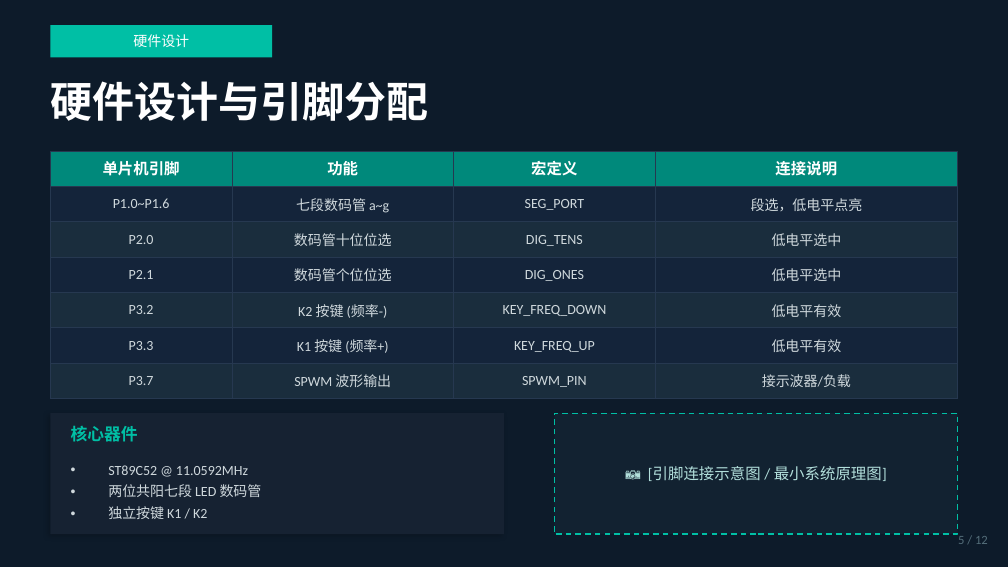
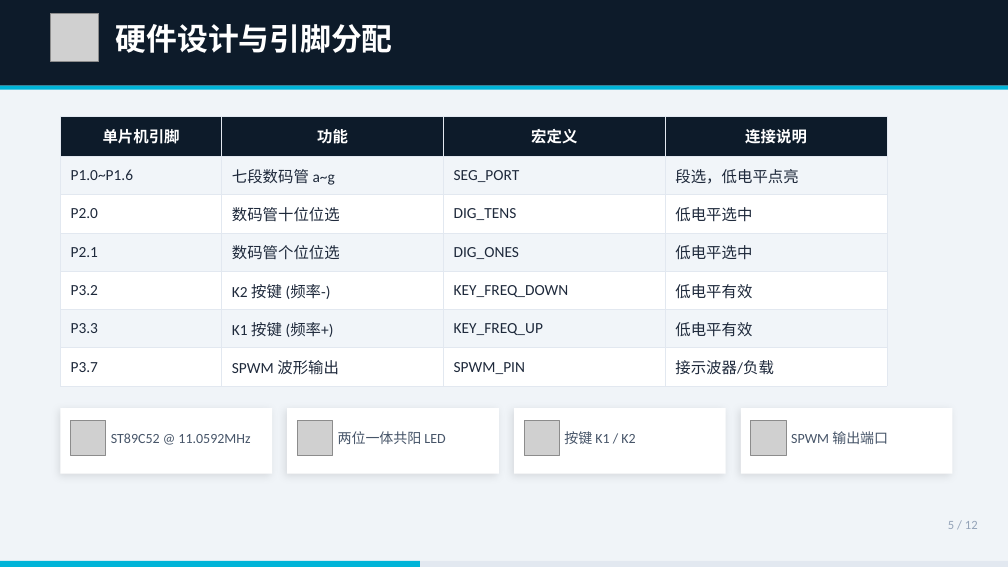
Before and after one commit to ParacosmYy/-, a slide deck: slide 5 of Reference/SPWM波形发生器汇报.pptx. Drawn at 1008x567 pixels with LibreOffice and Linux fonts; fonts in the diff are those of the drawing; grey boxes stand for pictures. Boxes give left, top, right and bottom in pixels: in the first picture for what was removed or moved away, otherwise in the second. Text is boxed around its words. In the diff, an @@ line names an element or a change of style, - is before the commit and + after.

```diff
--- a/Reference/SPWM波形发生器汇报.pptx
+++ b/Reference/SPWM波形发生器汇报.pptx
@@ background #0D1B2A to #F0F4F8 @@
@@ rectangle: place and size @@
-rectangle at [50, 25, 272, 57]
+rectangle at [0, 0, 1008, 86]
@@ rectangle at [0, 0, 1008, 86]: fill #00BFA5 to #0D1B2A; proportions changed @@
@@ picture added at [50, 13, 99, 61] @@
@@ text "硬件设计与引脚分配": place and size @@
-text "硬件设计与引脚分配" at [50, 81, 428, 121]
+text "硬件设计与引脚分配" at [116, 24, 393, 53]
@@ text "硬件设计与引脚分配" at [116, 24, 393, 53]: size 30 to 22 pt, font Montserrat to TeX Gyre Schola @@
@@ text removed at [133, 34, 189, 47] @@
-硬件设计
@@ rectangle added at [0, 86, 1008, 90], fill #00B4D8 @@
@@ table at [60, 116, 887, 379] @@
@@ fill #00897B to #0D1B2A in row 1 @@
@@ fill #14243A to #F1F5F9 in 12 cells @@
@@ fill #1A2D3D to #FFFFFF in 12 cells @@
@@ size 10 to 11 pt, text colour #CFD8DC to #1E293B @@
@@ alignment centre to left @@
@@ borders changed @@
@@ table: place and size @@
-table at [50, 151, 958, 391]
+table at [60, 116, 887, 379]
@@ rectangle removed at [50, 413, 504, 534] @@
@@ rectangle added at [60, 408, 272, 474], fill #FFFFFF @@
@@ rectangle added at [287, 408, 499, 474], fill #FFFFFF @@
@@ rectangle added at [514, 408, 726, 474], fill #FFFFFF @@
@@ rectangle added at [741, 408, 953, 474], fill #FFFFFF @@
@@ text removed at [71, 425, 138, 442] @@
-核心器件
@@ picture added at [71, 420, 106, 456] @@
@@ text added at [111, 433, 250, 443], 10 pt, text #475569 @@
+ST89C52 @ 11.0592MHz
@@ picture added at [297, 420, 333, 456] @@
@@ text added at [338, 431, 445, 444], 10 pt, text #475569 @@
+两位一体共阳 LED
@@ picture added at [524, 420, 559, 456] @@
@@ text added at [564, 431, 635, 444], 10 pt, text #475569 @@
+按键 K1 / K2
@@ picture added at [751, 420, 786, 456] @@
@@ text added at [791, 431, 888, 444], 10 pt, text #475569 @@
+SPWM 输出端口
@@ text removed at [108, 465, 262, 519] @@
-• ST89C52 @ 11.0592MHz
-• 两位共阳七段 LED 数码管
-• 独立按键 K1 / K2
@@ text removed at [653, 466, 887, 481] @@
-📷 [引脚连接示意图 / 最小系统原理图]
@@ text "5 / 12": place and size @@
-text "5 / 12" at [958, 536, 988, 544]
+text "5 / 12" at [948, 521, 978, 529]
@@ text "5 / 12" at [948, 521, 978, 529]: text colour #546E7A to #94A3B8 @@
@@ rectangle: place and size @@
-rectangle at [554, 413, 958, 534]
+rectangle at [0, 561, 1008, 567]
@@ rectangle at [0, 561, 1008, 567]: fill #1A2D3D at 40% opacity to #E2E8F0; outline #00BFA5 1 pt dashed to none; proportions changed @@
@@ rectangle added at [0, 561, 420, 567], fill #00B4D8 @@
```
Also in this commit, not shown: 9 other slides changed, 2 slides added, 2 slides removed, 4 other files.
